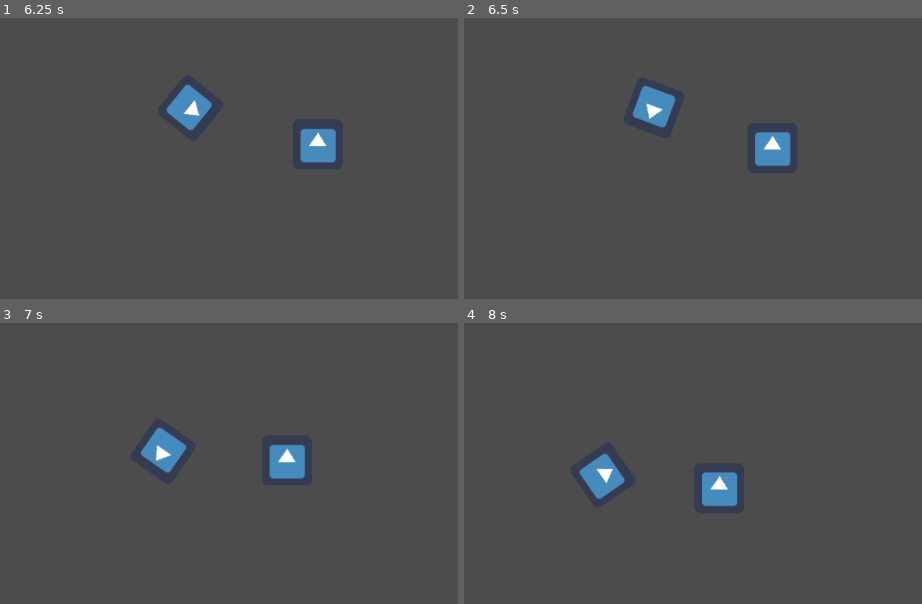
Above: before the commit, frames 1-4 (two rows, left to right).
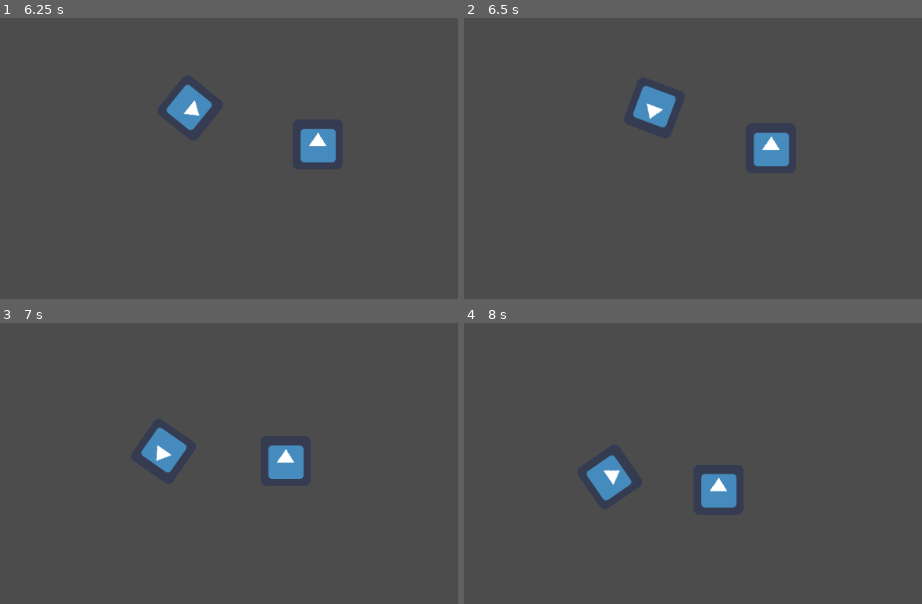
Above: after the commit, the same moments.

Repository: Jimmy-s-Test-Site/20201227_completion_jam
Game: Godot game, scene res://Julian Folder/enemy_paths.tscn
Two runs of this game, one before a commit and one after it. Both use one fixed random seed, a clock stepped at 60 frames per second and the inputs below. The project has no main scene, so this scene is started directly. The engine's default icon, where the game draws it, is replaced by a stand-in: a white triangle on a blue panel in a dark square.
Inputs:
- Up to frame 1 (6.25 s): hold Right (ui_right) 0.53-1.28 s; tap E (attack) at 0.6, 1.35, 2.3, 2.85, 3.6, 4.55, 5.1, 5.85 s; hold Down (ui_down) 1.28-2.03 s; hold Right (ui_right) 2.03-2.78 s; tap W (heal) at 2.1, 4.35 s; hold Up (ui_up) 2.78-3.53 s; hold Left (ui_left) 3.53-5.03 s; hold Down (ui_down) 5.03-5.78 s; hold Right (ui_right) from 5.78 s (still down)
- Up to frame 2 (6.5 s): keep holding Right (ui_right)
- Up to frame 3 (7 s): release Right (ui_right) at 6.53 s; hold Up (ui_up) from 6.53 s (still down); tap W (heal) at 6.6 s; tap E (attack) at 6.8 s
- Up to frame 4 (8 s): release Up (ui_up) at 7.28 s; hold Right (ui_right) from 7.28 s (still down); tap E (attack) at 7.35 s

Frame 1 is identical in both runs. In frame 2, 0.3% of the frame differs, in the area x 36-72%, y 24-53%; in frame 3, 0.3%; in frame 4, 1.0%, in the area x 25-60%, y 46-66%.
Error after the commit: Invalid set index 'disabled' (on base: 'null instance') with value of type 'bool'. (res://Abdullah)

Commit message:
signal for attack
forgot it earlier

Diff:
--- a/Abdullah Folder/Player.gd
+++ b/Abdullah Folder/Player.gd
@@ -137,3 +137,7 @@
 func _on_AttackTimer_timeout():
 	$AttackRange.disabled = true
 	attackReady = true
+
+
+func _on_Area2D_body_entered(body):
+	emit_signal("attack")
--- a/Abdullah Folder/Player.tscn
+++ b/Abdullah Folder/Player.tscn
@@ -25,9 +25,12 @@
 
 [node name="AttackTimer" type="Timer" parent="."]
 
-[node name="AttackRange" type="CollisionShape2D" parent="."]
+[node name="Area2D" type="Area2D" parent="."]
+
+[node name="AttackRange" type="CollisionShape2D" parent="Area2D"]
 position = Vector2( 0, -50 )
 shape = SubResource( 2 )
 disabled = true
 [connection signal="timeout" from="Timer" to="." method="_on_Timer_timeout"]
 [connection signal="timeout" from="AttackTimer" to="." method="_on_AttackTimer_timeout"]
+[connection signal="body_entered" from="Area2D" to="." method="_on_Area2D_body_entered"]
